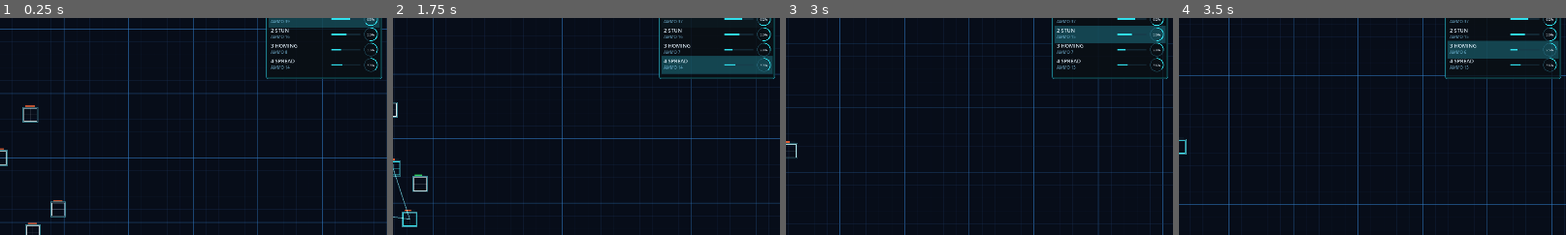
Above: before the commit, frames 1-4 (left to right).
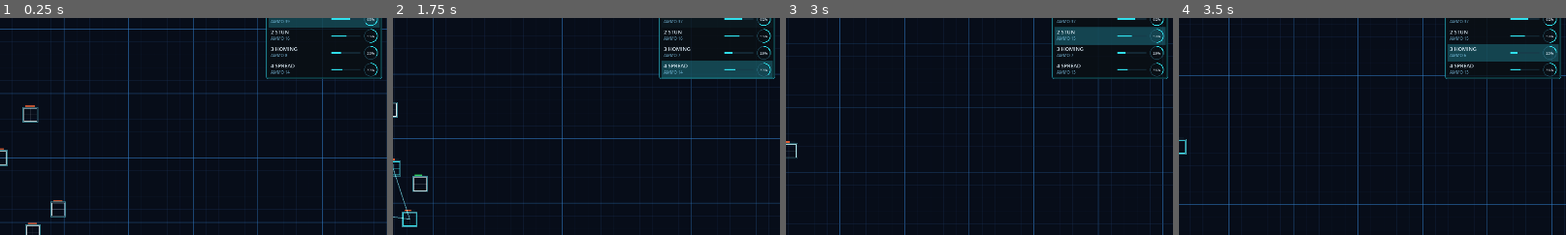
Above: after the commit, the same moments.

Repository: sudheej/neon.io
Game: Godot game, scene res://scenes/Main.tscn
The game is run twice, just before and just after one commit, with the same random seed, the same clock (stepped at 60 frames per second) and the same inputs. Sound files missing from this copy of the repository are replaced by a short silence.
Inputs (mouse positions are % of the whole screen's width and height, from its top left):
- Up to frame 1 (0.25 s): no input
- Up to frame 2 (1.75 s): move the mouse to (72, 45) at 0.52 s; hold D (move_right) 0.53-1.28 s; hold 3 (weapon_homing) 0.53-1.28 s; tap 1 (weapon_laser) at 0.8, 1.35 s; move the mouse to (30, 55) at 1.27 s; hold S (move_down) from 1.28 s (still down); tap 4 (weapon_spread) at 1.55 s
- Up to frame 3 (3 s): move the mouse to (60, 28) at 2.02 s; release S (move_down) at 2.03 s; hold D (move_right) 2.03-2.78 s; hold 4 (weapon_spread) 2.03-2.78 s; tap 2 (weapon_stun) at 2.3, 2.85 s; move the mouse to (45, 70) at 2.77 s; hold W (move_up) from 2.78 s (still down)
- Up to frame 4 (3.5 s): keep holding W (move_up); tap 3 (weapon_homing) at 3.05 s
The pictures show only the part of the screen within x 50-100%, y 18-68%; the shares and areas given below are measured in that part.

The runs differ from the first frame. In frame 1, 1.2% of the frame differs, in the area x 69-98%, y 4-28%; in frame 2, 2.4%, in the area x 69-99%, y 4-29%; in frame 3, 1.5%; in frame 4, 1.9%.

Commit message:
Fixed hud and annoucnement

Diff:
--- a/src/presentation/ui/WeaponHud.gd
+++ b/src/presentation/ui/WeaponHud.gd
@@ -23,6 +23,7 @@
 
 const PADDING := Vector2(12.0, 10.0)
 const ROW_HEIGHT := 38.0
+const ROW_GAP := 4.0
 const RING_RADIUS := 16.0
 const RING_WIDTH := 2.0
 const BAR_WIDTH := 72.0
@@ -143,7 +144,7 @@
 		var baseline = ring_center.y + text_size.y * 0.35
 		draw_string(font, Vector2(ring_center.x - text_size.x * 0.5, baseline), percent_text, HORIZONTAL_ALIGNMENT_LEFT, -1, percent_size, TEXT_PRIMARY)
 
-		y += ROW_HEIGHT
+		y += ROW_HEIGHT + ROW_GAP
 
 func _get_capacity(weapon_type: int) -> int:
 	if weapon_system == null:
--- a/src/presentation/weapons/WeaponSystem.gd
+++ b/src/presentation/weapons/WeaponSystem.gd
@@ -24,6 +24,7 @@
 const SPREAD_SECONDARY_MULT: float = 0.5
 const SPREAD_RADIUS: float = 140.0
 const HOMING_MAX_ACTIVE_PER_CELL: int = 1
+const WEAPON_SELECT_SFX_PATH: String = "res://assets/audio/ui/beep.wav"
 
 var player: Node2D
 var shape: Node
@@ -62,6 +63,8 @@
 }
 var auto_reload: bool = true
 var preferred_target: Node2D = null
+var selection_sfx_loaded: bool = false
+var weapon_select_sfx: AudioStream = null
 
 func _ready() -> void:
 	player = get_parent() as Node2D
@@ -188,17 +191,21 @@
 			return false
 	selected_weapon_type = weapon_type
 	_apply_weapon_to_all_slots(weapon_type)
+	_play_weapon_select_sfx()
 	return true
 
 func select_weapon_and_buy(weapon_type: int) -> void:
 	var slot = get_selected_slot()
 	if slot == null:
 		return
+	var did_change = selected_weapon_type != weapon_type
 	var pack_cost = get_weapon_pack_cost(weapon_type)
 	var pack_amount = get_weapon_pack_ammo(weapon_type)
 	if get_weapon_ammo(weapon_type) > 0:
 		selected_weapon_type = weapon_type
 		_apply_weapon_to_all_slots(weapon_type)
+		if did_change:
+			_play_weapon_select_sfx()
 		return
 	if pack_cost <= 0.0 or pack_amount <= 0:
 		return
@@ -208,6 +215,8 @@
 		weapon_ammo[weapon_type] = get_weapon_ammo(weapon_type) + pack_amount
 		selected_weapon_type = weapon_type
 		_apply_weapon_to_all_slots(weapon_type)
+		if did_change:
+			_play_weapon_select_sfx()
 
 func set_armed_cell(grid_pos: Vector2i) -> void:
 	armed_cell = grid_pos
@@ -524,3 +533,40 @@
 		if slots[i].grid_pos == armed_cell:
 			selected_index = i
 			return
+
+func _play_weapon_select_sfx() -> void:
+	_ensure_selection_audio_loaded()
+	_play_ui_sfx(weapon_select_sfx, -9.0)
+
+func _play_ui_sfx(stream: AudioStream, volume_db: float) -> void:
+	if stream == null:
+		return
+	var sfx_player := AudioStreamPlayer.new()
+	sfx_player.stream = stream
+	sfx_player.volume_db = volume_db
+	sfx_player.pitch_scale = 1.0
+	var world := get_tree().get_first_node_in_group("world")
+	if world != null:
+		world.add_child(sfx_player)
+	else:
+		get_tree().current_scene.add_child(sfx_player)
+	sfx_player.play()
+	sfx_player.finished.connect(sfx_player.queue_free)
+
+func _ensure_selection_audio_loaded() -> void:
+	if selection_sfx_loaded:
+		return
+	selection_sfx_loaded = true
+	weapon_select_sfx = _load_imported_audio(WEAPON_SELECT_SFX_PATH)
+	if weapon_select_sfx == null:
+		weapon_select_sfx = ResourceLoader.load(WEAPON_SELECT_SFX_PATH) as AudioStream
+
+func _load_imported_audio(source_path: String) -> AudioStream:
+	var import_path := source_path + ".import"
+	var cfg := ConfigFile.new()
+	if cfg.load(import_path) != OK:
+		return null
+	var remap_path := cfg.get_value("remap", "path", "") as String
+	if remap_path.is_empty():
+		return null
+	return ResourceLoader.load(remap_path) as AudioStream
Not shown, added: assets/audio/ui/beep.wav.import
Not shown, added: src/presentation/ui/HudAnnouncement.gd.uid
Not shown, added: assets/audio/ui/beep.wav
